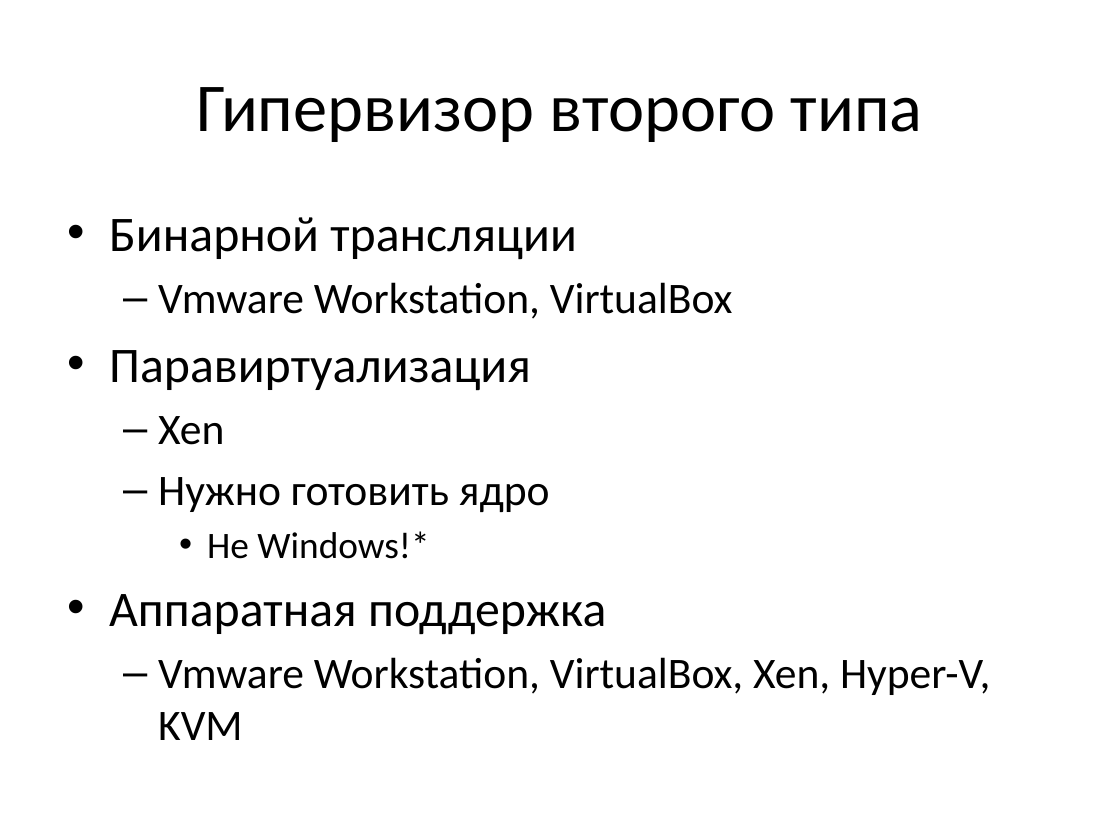
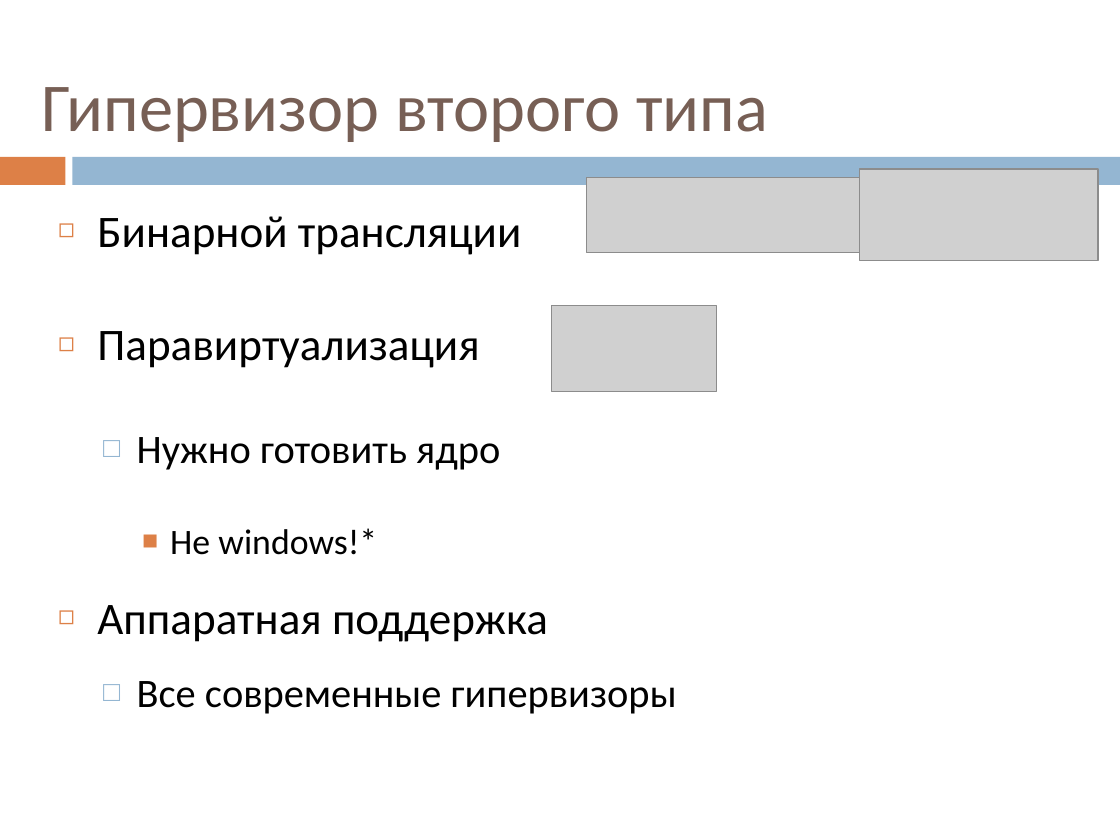
Before and after one commit to vitali-kviatkouski/personal, a slide deck: slide 16 of MiniQ/Virtualization.pptx (slide 14 before the commit). Drawn at 1120x840 pixels with LibreOffice and Linux fonts; fonts in the diff are those of the drawing; grey boxes stand for pictures. Boxes give left, top, right and bottom in pixels: in the first picture for what was removed or moved away, otherwise in the second. Text is boxed around its words. In the diff, an @@ line names an element or a change of style, - is before the commit and + after.

```diff
--- a/MiniQ/Virtualization.pptx
+++ b/MiniQ/Virtualization.pptx
@@ title "Гипервизор второго типа": place and size @@
-title "Гипервизор второго типа" at box(196, 87, 923, 142)
+title "Гипервизор второго типа" at box(42, 87, 768, 142)
@@ title "Гипервизор второго типа" at box(42, 87, 768, 142): text colour #000000 to #775F55; alignment centre to left @@
@@ text "Бинарной трансляции": place and size @@
-text "Бинарной трансляции" at box(109, 217, 990, 740)
+text "Бинарной трансляции" at box(97, 216, 677, 714)
@@ rectangle added at box(0, 157, 65, 185), fill #DD8047 @@
@@ rectangle added at box(73, 157, 1120, 185), fill #94B6D2 @@
@@ picture added at box(587, 177, 881, 252) @@
@@ picture added at box(860, 169, 1099, 261) @@
@@ text at box(97, 216, 548, 642): size 32 to 29 pt in "Бинарной трансляции", "Паравиртуализация", "Аппаратная поддержка"; size 28 to 26 pt in "Нужно готовить ядро"; bullet • to ◻; line spacing 1 to 2.1; less space between paragraphs; bullet – to □; line spacing 1 to 1.5 @@
@@ text at box(158, 282, 733, 319): paragraph removed @@
-  – Vmware Workstation, VirtualBox
@@ picture added at box(552, 306, 717, 392) @@
@@ text at box(158, 416, 224, 445): paragraph removed @@
-  – Xen
@@ text at box(170, 528, 377, 555): text changed; size 24 to 23 pt @@
-    • Не Windows!*
+    ■ Не windows!*
@@ text at box(137, 681, 677, 714): text changed; size 28 to 26 pt @@
-  – Vmware Workstation, VirtualBox, Xen, Hyper-V, KVM
+  □ Все современные гипервизоры
```
Also in this commit, not shown: 17 other slides changed, 7 slides added, 3 slides removed.
